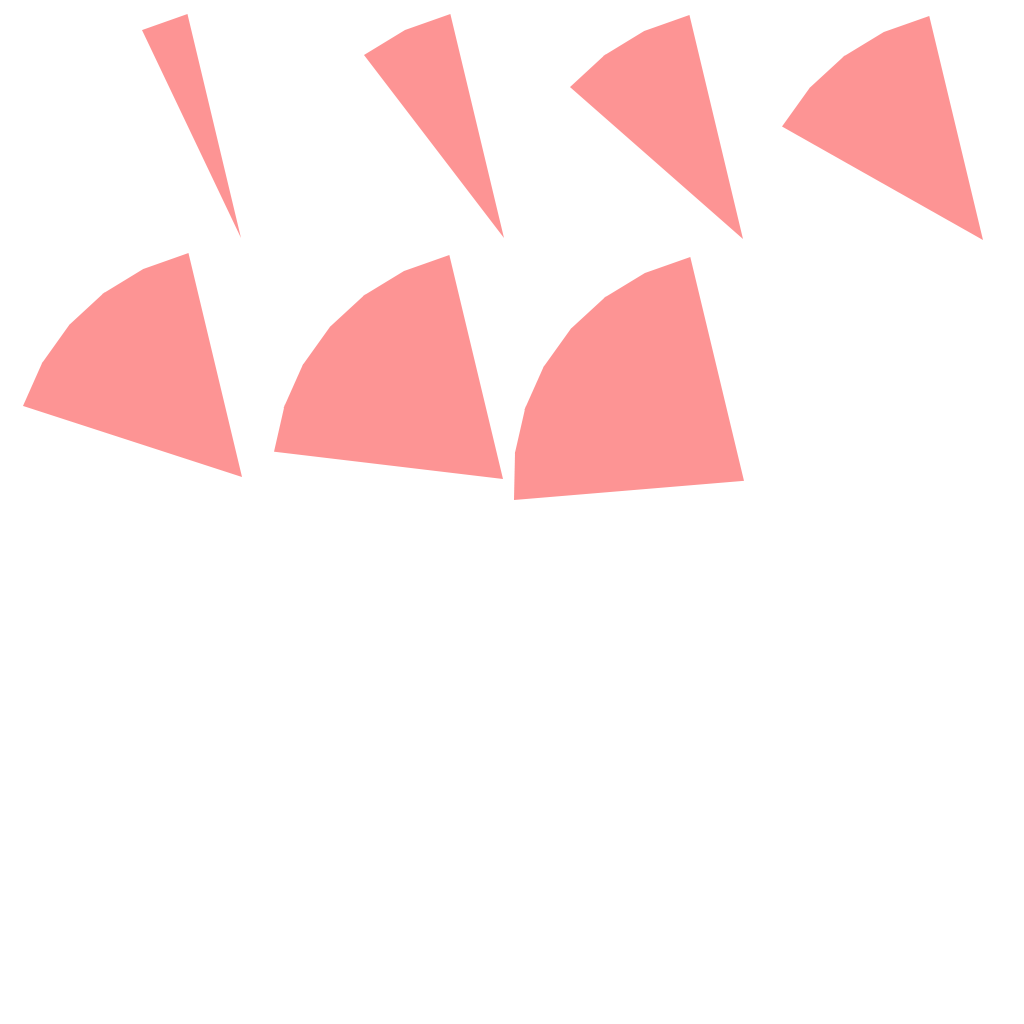
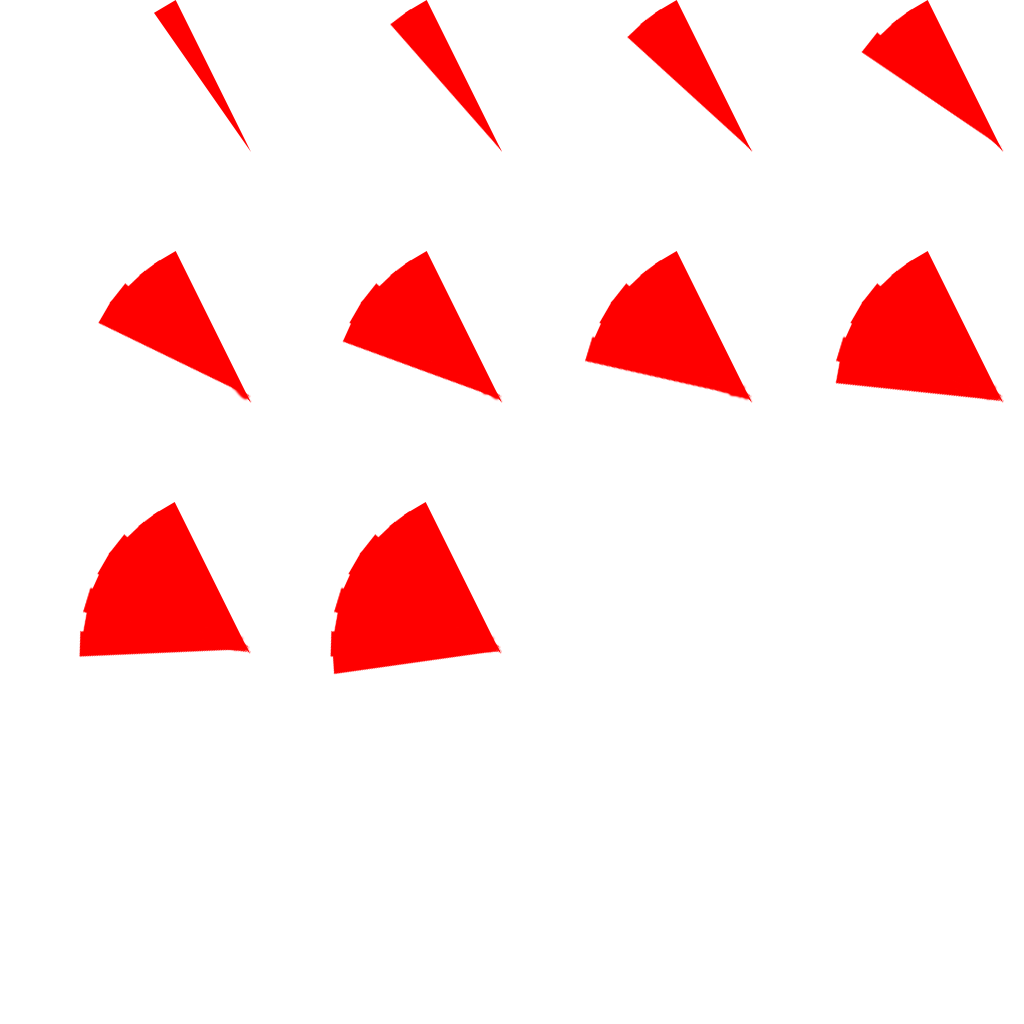
Two versions of the same layered image (1024x1024). Layer-by-layer changes:
removed layer "Spotlight7" (was 42%) over [514, 257, 744, 500]
removed layer "Spotlight6" (was 42%) over [274, 255, 503, 479]
removed layer "Spotlight5" (was 42%) over [23, 253, 242, 477]
removed layer "Spotlight4" (was 42%) over [782, 16, 983, 240]
removed layer "Spotlight3" (was 42%) over [570, 15, 743, 239]
removed layer "Spotlight2" (was 42%) over [364, 14, 504, 238]
removed layer "Spotlight1" (was 42%) over [142, 14, 241, 238]
added layer "Polygon 10" above "Polygon 9" over [330, 502, 502, 675]
added layer "Polygon 9" above "Polygon 8" over [79, 502, 251, 658]
added layer "Polygon 8" above "Polygon 7" over [835, 251, 1004, 403]
added layer "Polygon 7" above "Polygon 6" over [584, 251, 753, 403]
added layer "Polygon 6" above "Polygon 5" over [342, 251, 503, 403]
added layer "Polygon 5" above "Polygon 4" over [98, 251, 252, 403]
added layer "Polygon 4" above "Polygon 3" over [861, 0, 1004, 152]
added layer "Polygon 3" above "Polygon 2" over [627, 0, 753, 152]
added layer "Polygon 2" above "Polygon 1" over [390, 0, 502, 152]
added layer "Polygon 1" over [154, 0, 251, 152]
